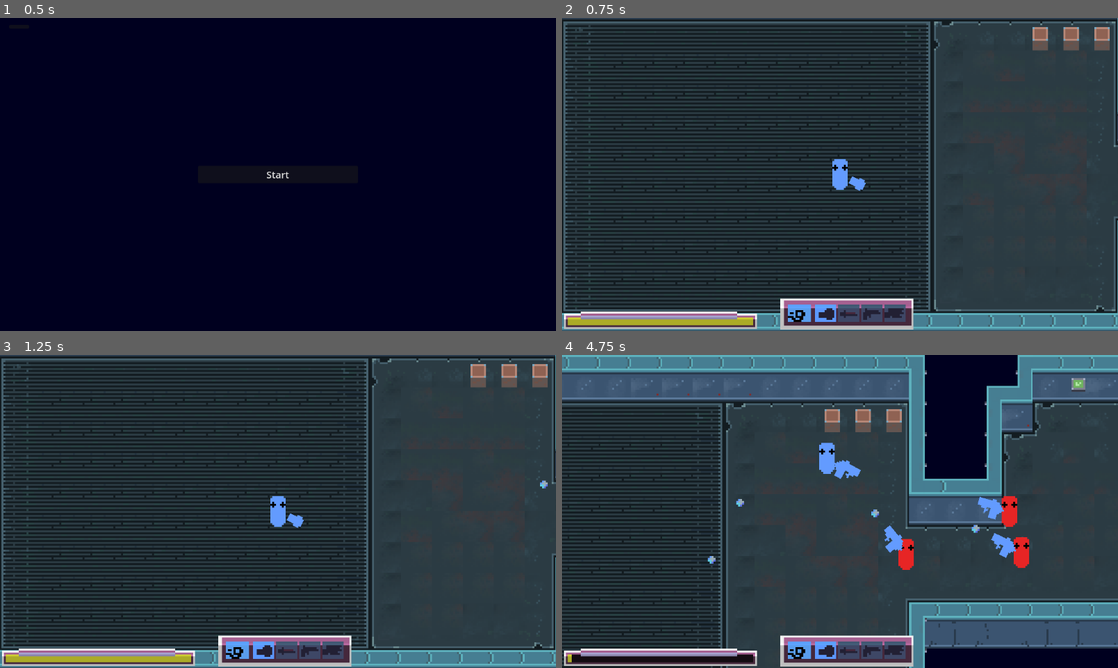
Above: before the commit, frames 1-4 (two rows, left to right).
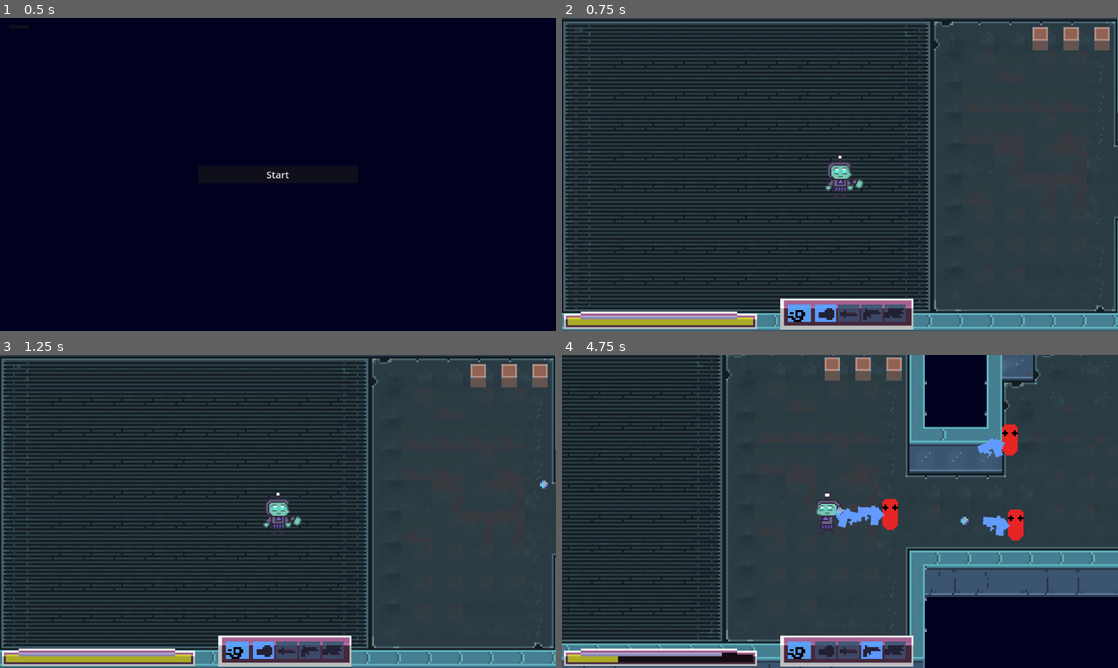
Above: after the commit, the same moments.

Repository: lowmoya/NexusEscape
Game: Godot game, scene res://mainmenu.tscn
The game is run twice, just before and just after one commit, with the same random seed, the same clock (stepped at 60 frames per second) and the same inputs.
Inputs (mouse positions are in pixels of both pictures, inside the frame that each line leads up to):
- Up to frame 1 (0.5 s): no input
- Up to frame 2 (0.75 s): click "Start" at 0.5 s
- Up to frame 3 (1.25 s): no input
- Up to frame 4 (4.75 s): tap Enter at 1.25 s; move the mouse to (962, 495) at 1.27 s; hold D (move_right) 1.28-2.03 s; tap Space (dash) at 1.35, 2.3, 3.6 s; tap 3 (select_three) at 1.55, 2.1, 3.05, 4.55 s; move the mouse to (728, 527) at 2.02 s; hold S (move_down) 2.03-2.78 s; move the mouse to (895, 442) at 2.77 s; hold D (move_right) 2.78-3.53 s; click (895, 442) at 2.85 s; move the mouse to (812, 574) at 3.52 s; hold W (move_up) 3.53-4.28 s; move the mouse to (1006, 558) at 4.27 s; hold A (move_left) from 4.28 s (still down); tap Mouse wheel down (select_left) at 4.35 s

Frame 1 is identical in both runs. In frame 2, 0.5% of the frame differs, in the area x 47-55%, y 43-58%; in frame 3, 0.5%; in frame 4, 49%, in the area x 0-100%, y 0-100%.
Error before the commit: Invalid access to property or key '0' on a base object of type 'Nil'. (res://UI/playing_ui.gd:64)

Commit message:
Fixed weapon select, implemented walking, dashing, idle player animations

Diff:
--- a/Entities/player.gd
+++ b/Entities/player.gd
@@ -16,6 +16,14 @@
 var n_audioplayer = null
 var audiosamples = []
 
+# sprite
+enum SpriteLabel { Damaged = 0, Attack, DashHold, Dash, WalkRight, WalkLeft, Idle }
+@export var dash_sprites = 8.
+@export var walk_sprites = 15
+@export var walk_sprites_per_second = 30
+var n_sprite = null
+var walk_sprite = 0.
+
 # resources
 @export var max_energy = 10.
 var energy = 0
@@ -23,10 +31,14 @@
 # movement
 @export var speed = 340
 @export var acceleration = 10
-@export var dash_delay = 8e2
-@export var dash_strength = 4
+@export var dash_delay = 3000.
+@export var dash_start_delay = 200.
+@export var dash_length = 800.
+@export var dash_strength = 400
 var movement = Vector2.ZERO
 var dash_frame = 0
+var dash_start = dash_delay - dash_start_delay
+var dash_end = dash_start - dash_length
 
 
 
@@ -48,6 +60,8 @@
 	audiosamples[AudioLabel.GameOver] = load("res://Resources/Sound Effects/player movement/game_over.wav")
 	audiosamples[AudioLabel.SwitchHeld] = load("res://Resources/Sound Effects/player weapons/switch_weapon.wav")
 
+	# Obtain references to sprite
+	n_sprite = get_node("Sprite")
 
 	# Set default variables
 	health = max_health
@@ -68,18 +82,23 @@
 	movement = Vector2(
 		Input.get_action_strength("move_right") - Input.get_action_strength("move_left"),
 		Input.get_action_strength("move_down") - Input.get_action_strength("move_up")
-		) * speed;
+		);
 	if movement.x != 0 and movement.y != 0:
 		movement *= .71
 
+	# Record time of this frame for reference throughout
+	var current_time = Time.get_ticks_msec()
+
+	# Multliply by speed, include dash strength if in boost part of dash frame
+	movement *= speed if current_time > dash_frame - dash_end or current_time <= dash_frame - dash_start else speed + dash_strength
+
+
 	# Process non-weapon related inputs
-	var current_time = Time.get_ticks_msec()
 	if Input.is_action_just_pressed("dash"):
 		if current_time <= dash_frame:
 			pass # Play audio here
 		else:
 			dash_frame = current_time + dash_delay
-			velocity += movement * dash_strength
 
 	# Process weapon related inputs
 	if n_weapons[weapon].idle:
@@ -91,6 +110,8 @@
 			switchHeld(0)
 		elif Input.is_action_just_pressed("select_two"):
 			switchHeld(1)
+		elif Input.is_action_just_pressed("select_three"):
+			switchHeld(2)
 		elif Input.is_action_just_pressed("select_right"):
 			switchHeld(0 if weapon == Weapon.WeaponType.Count - 1 else weapon + 1)
 		elif Input.is_action_just_pressed("select_left"):
@@ -99,6 +120,34 @@
 	# Move velocity "towards" the players desired direction and move
 	velocity = lerp(velocity, movement, acceleration * delta)
 	move_and_slide()
+
+	# Set animation
+	if current_time <= dash_frame - dash_end:
+		# Dash animation
+		n_sprite.scale.x = -3 if velocity.x < 0 else 3
+		if n_sprite.frame_coords.y != SpriteLabel.Dash:
+			n_sprite.frame_coords = Vector2(0, SpriteLabel.Dash)
+		elif dash_frame - current_time >= dash_start:
+			n_sprite.frame_coords.x = (1. - ((dash_frame - dash_start - current_time) / dash_start_delay)) * dash_sprites
+		else:
+			n_sprite.frame_coords.x = dash_sprites
+	elif velocity.x * velocity.x + velocity.y * velocity.y > 600:
+		# Walk animation
+		if n_sprite.frame_coords.y == SpriteLabel.Idle or n_sprite.frame_coords.y == SpriteLabel.Dash:
+			n_sprite.frame_coords = Vector2(0, SpriteLabel.WalkLeft if velocity.x < 0 else \
+					SpriteLabel.WalkRight)
+			n_sprite.scale.x = 3
+			walk_sprite = 0.
+		else:
+			n_sprite.frame_coords = Vector2(floor(walk_sprite), SpriteLabel.WalkLeft if \
+					velocity.x < 0 else SpriteLabel.WalkRight)
+			walk_sprite += delta * walk_sprites_per_second
+			if walk_sprite >= walk_sprites:
+				walk_sprite -= walk_sprites
+	elif n_sprite.frame_coords.y != SpriteLabel.Idle:
+		# Idle animation
+		n_sprite.frame_coords = Vector2(0, SpriteLabel.Idle)
+		n_sprite.scale.x = -3 if velocity.x < 0 else 3
 
 	# Update the hand angle and call the current weapons phys tick
 	updateHeld(delta)
--- a/Entities/player.tscn
+++ b/Entities/player.tscn
@@ -1,7 +1,7 @@
 [gd_scene load_steps=7 format=3 uid="uid://bcpav2807vdex"]
 
 [ext_resource type="Script" path="res://Entities/player.gd" id="1_db5lo"]
-[ext_resource type="Texture2D" uid="uid://i81owtip0pv6" path="res://Resources/Entities/player.png" id="2_ky0n6"]
+[ext_resource type="Texture2D" uid="uid://dyg22jnayv0be" path="res://Resources/Entities/mc spritesheet.png" id="2_b3cpy"]
 [ext_resource type="PackedScene" uid="uid://bpisn7glxa323" path="res://Weapons/sword.tscn" id="2_y0ch0"]
 [ext_resource type="PackedScene" uid="uid://dj3kijv6ex1o5" path="res://Weapons/fist.tscn" id="3_3rl1x"]
 [ext_resource type="PackedScene" uid="uid://bwb3q2u1hv0j3" path="res://Weapons/gun.tscn" id="3_vokvh"]
@@ -14,8 +14,11 @@
 script = ExtResource("1_db5lo")
 
 [node name="Sprite" type="Sprite2D" parent="."]
-scale = Vector2(4, 4)
-texture = ExtResource("2_ky0n6")
+scale = Vector2(3, 3)
+texture = ExtResource("2_b3cpy")
+hframes = 20
+vframes = 7
+frame = 100
 metadata/_edit_lock_ = true
 
 [node name="HitBox" type="CollisionShape2D" parent="."]
--- a/UI/playing_ui.gd
+++ b/UI/playing_ui.gd
@@ -26,6 +26,8 @@
 	n_energy_bar = get_node("EnergyBar")
 	n_dash_fill = get_node("Itembar/DashBackground")
 	n_weapon_fills.resize(Weapon.WeaponType.Count)
+	n_weapon_fills[Weapon.WeaponType.Fist] = [ get_node("Itembar/Fist/SelectedFill"), \
+			get_node("Itembar/Fist/UnselectedFill") ]
 	n_weapon_fills[Weapon.WeaponType.Sword] = [ get_node("Itembar/Sword/SelectedFill"), \
 			get_node("Itembar/Sword/UnselectedFill") ]
 	n_weapon_fills[Weapon.WeaponType.Gun] = [ get_node("Itembar/Gun/SelectedFill"), \
--- a/Weapons/fist.tscn
+++ b/Weapons/fist.tscn
@@ -13,7 +13,7 @@
 
 [node name="Fist" type="Sprite2D" parent="."]
 position = Vector2(20, 0)
-scale = Vector2(4, 4)
+scale = Vector2(3, 3)
 texture = ExtResource("1_mtjxv")
 
 [node name="Area2D" type="Area2D" parent="."]
Binary file changed: Resources/Entities/mc spritesheet.png
Binary file changed: Resources/Weapons/fist.png
